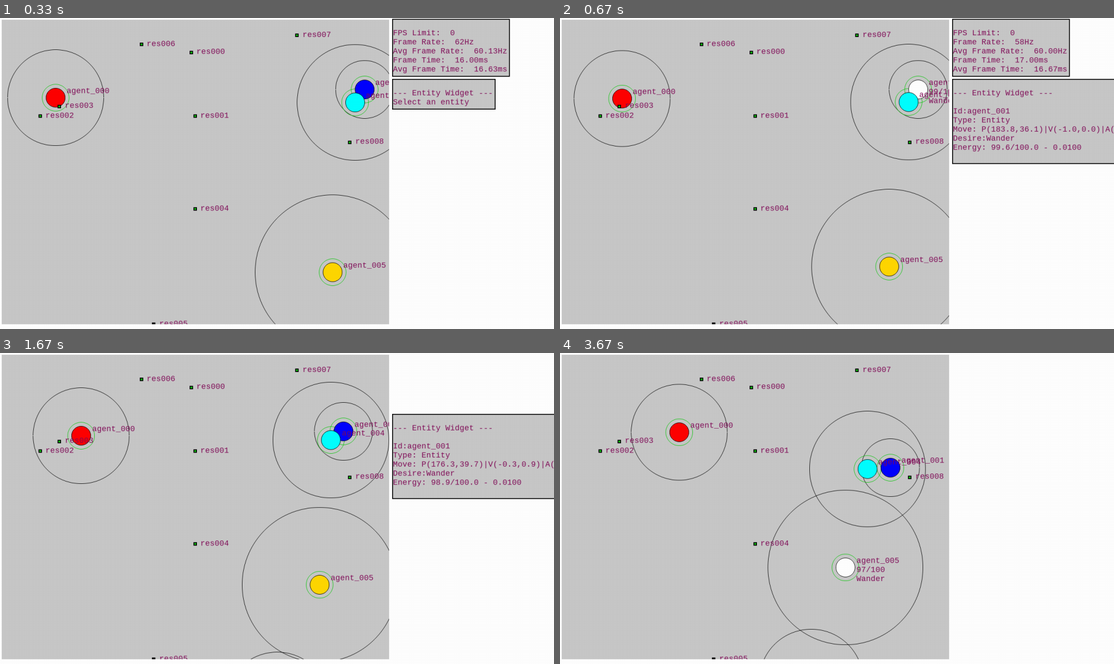
Above: before the commit, frames 1-4 (two rows, left to right).
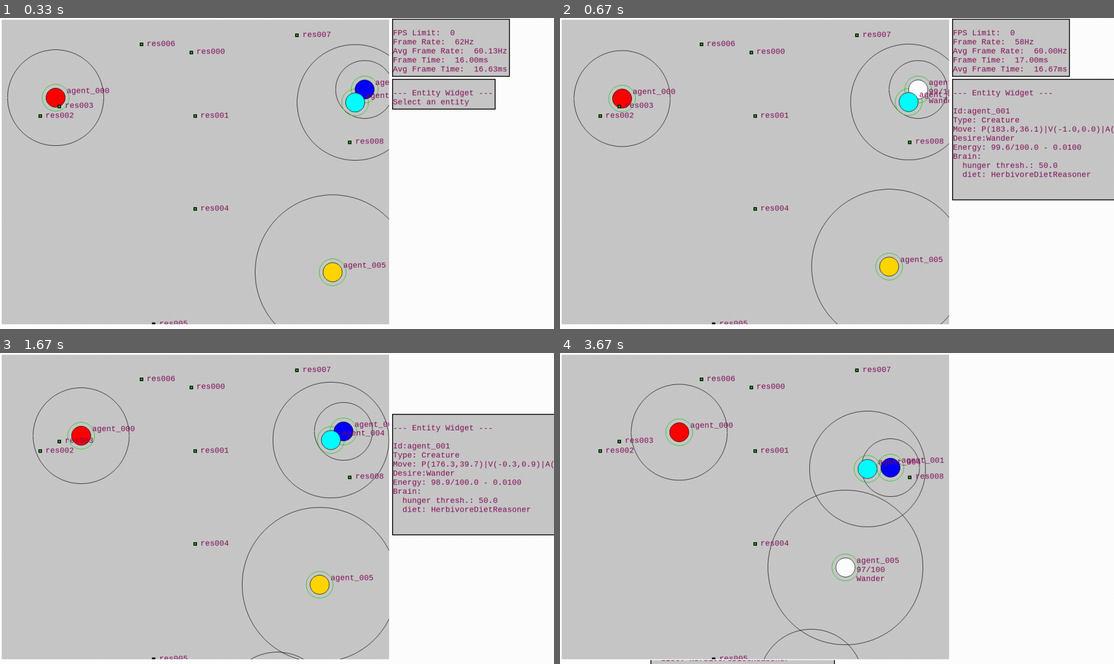
Above: after the commit, the same moments.

Repository: raphaelpaiva/py_creatures
Game: pygame game, started from main.py
The game is run twice, just before and just after one commit, with the same random seed, the same clock (stepped at 60 frames per second) and the same inputs.
Inputs (mouse positions are in pixels of both pictures, inside the frame that each line leads up to):
- Up to frame 1 (0.33 s): no input
- Up to frame 2 (0.67 s): click (909, 89) at 0.38 s
- Up to frame 3 (1.67 s): press the mouse at (448, 380) at 0.7 s; move the mouse to (304, 502) at 0.8 s; release the mouse at (160, 623) at 0.93 s; click (243, 496) at 1.05 s; press the mouse at (160, 623) at 1.37 s; move the mouse to (254, 520) at 1.47 s; release the mouse at (349, 418) at 1.6 s
- Up to frame 4 (3.67 s): press the mouse at (720, 623) at 1.7 s; move the mouse to (753, 598) at 1.8 s; release the mouse at (787, 573) at 1.93 s; press the mouse at (1003, 427) at 2.03 s; move the mouse to (875, 464) at 2.13 s; release the mouse at (742, 502) at 2.27 s; press the mouse at (742, 502) at 2.37 s; move the mouse to (720, 539) at 2.47 s; release the mouse at (704, 576) at 2.6 s; press the mouse at (720, 623) at 2.7 s; move the mouse to (837, 567) at 2.8 s; release the mouse at (958, 508) at 2.93 s; press the mouse at (704, 576) at 3.03 s; move the mouse to (820, 545) at 3.13 s; release the mouse at (936, 511) at 3.27 s; press the mouse at (704, 576) at 3.37 s; move the mouse to (753, 552) at 3.47 s; release the mouse at (803, 530) at 3.6 s

Frame 1 is identical in both runs. In frame 2, 3.6% of the frame differs, in the area x 70-100%, y 31-59%; in frame 3, 3.6%; in frame 4, 0.4%.

Commit message:
Adding diet to creatures.

Diff:
--- a/app/brain/brain_component.py
+++ b/app/brain/brain_component.py
@@ -1,16 +1,28 @@
 from __future__ import annotations
 from typing import TYPE_CHECKING
 from core.component.component import Component
+from core.entity import Entity
+from .reasoners.diet import DietReasoner
+from .reasoners.diet import HerbivoreDietReasoner
 
 
 if TYPE_CHECKING:
   from app.creatures.creature import Creature
 
+
 class BrainComponent(Component):
-  def __init__(self, creature: Creature, hunger_threshold: float = 50.0) -> None:
+  def __init__(
+    self,
+    creature: Creature,
+    hunger_threshold: float = 50.0,
+    diet_reasoner: DietReasoner = None) -> None:
     super().__init__()
     self.creature: Creature = creature
-    self.hunger_threshold   = hunger_threshold
+    self.hunger_threshold = hunger_threshold
+    self.diet_reasoner: DietReasoner = diet_reasoner if diet_reasoner else HerbivoreDietReasoner()
+
+  def is_edible(self, entity: Entity):
+    return self.diet_reasoner.is_edible(entity)
 
   @property
   def hungry(self) -> bool:
--- a/app/brain/brain_system.py
+++ b/app/brain/brain_system.py
@@ -10,6 +10,7 @@
 from app.sensor.sensor_component import SensorComponent
 from core.system import System
 from core.world import World
+
 
 class BrainSystem(System):
   def __init__(self, world: World) -> None:
@@ -42,22 +43,17 @@
 
   def choose_target(self, brain: BrainComponent, detected_entities: Set[Entity]) -> Entity:
     if brain.hungry:
-      return self.nearest_resource(brain, detected_entities)
+      return self.nearest_edible(brain, detected_entities)
 
-  def nearest_resource(self, brain: BrainComponent, detected_entities: Set[Entity]) -> Entity | None:
-      resources = list(filter(lambda e: e.is_resource, detected_entities))
-      if resources:
-        nearest: Entity = resources[0]
-        nearest_distance = brain.creature.entity.distance(nearest)
-        for resource in resources:
-          distance = brain.creature.entity.distance(resource)
-          if distance < nearest_distance:
-            nearest_distance = distance
-            nearest = resource
-
-        return nearest
-      else:
-        return None
+  def nearest_edible(self, brain: BrainComponent, detected_entities: Set[Entity]) -> Entity | None:
+      edibles = sorted(
+        list(
+          filter(
+            lambda e: brain.is_edible(e), detected_entities)
+          ),
+        key=lambda x: x.distance(brain.creature.entity)
+      )
+      return edibles[0] if edibles else None
 
 class Consciousness(object):
   def __init__(self, entity: Entity) -> None:
--- /dev/null
+++ b/app/brain/reasoners/diet/__init__.py
@@ -0,0 +1,3 @@
+from .diet_reasoner import DietReasoner
+from .herbivore import HerbivoreDietReasoner
+from .carnivore import CarnivoreDietReasoner
--- /dev/null
+++ b/app/brain/reasoners/diet/carnivore.py
@@ -0,0 +1,10 @@
+from core.entity import Entity
+from .diet_reasoner import DietReasoner
+
+
+class CarnivoreDietReasoner(DietReasoner):
+  def __init__(self):
+    super().__init__()
+
+  def is_edible(self, entity: Entity):
+    return entity.type.lower() == 'creature'
--- /dev/null
+++ b/app/brain/reasoners/diet/diet_reasoner.py
@@ -0,0 +1,8 @@
+from abc import ABC, abstractmethod
+from core.entity import Entity
+
+
+class DietReasoner(ABC):
+  def __init__(self): pass
+  @abstractmethod
+  def is_edible(self, entity: Entity): pass
--- /dev/null
+++ b/app/brain/reasoners/diet/herbivore.py
@@ -0,0 +1,10 @@
+from .diet_reasoner import DietReasoner
+from core.entity import Entity
+
+
+class HerbivoreDietReasoner(DietReasoner):
+  def __init__(self):
+    super().__init__()
+
+  def is_edible(self, entity: Entity):
+    return entity.is_resource
--- a/app/creatures/creature.py
+++ b/app/creatures/creature.py
@@ -8,6 +8,12 @@
 from app.render_system.graphics import SimpleGraphicComponent
 from app.sensor.sensor import RadialSensor, Sensor
 from app.sensor.sensor_component import SensorComponent
+from app.brain.reasoners.diet import HerbivoreDietReasoner, CarnivoreDietReasoner
+
+DIET_REASONERS = {
+  'herbivore': HerbivoreDietReasoner,
+  'carnivore': CarnivoreDietReasoner
+}
 
 class Creature(object):
   def __init__(self,
@@ -20,12 +26,15 @@
     energy:    EnergyComponent        = EnergyComponent(),
     graphics:  SimpleGraphicComponent = None,
     properties: Dict[str, Any]        = {}) -> None:
-    self.entity            = Entity(id)
+    self.entity            = Entity(id, entity_type=self.__class__.__name__)
     self.properties        = properties
     self.entity.properties = properties
     self.movement          = movement
     self.metadata          = metadata if metadata else MetaDataComponent(self.entity.id, self.__class__.__name__)
     self.brain             = brain if brain else BrainComponent(self)
+
+    diet = self.properties.get('diet', 'herbivore')
+    self.brain.diet_reasoner = DIET_REASONERS.get(diet)()
 
     self.entity.add_component(self.metadata)
 
--- a/app/render_system/widgets/entity_widget.py
+++ b/app/render_system/widgets/entity_widget.py
@@ -4,11 +4,11 @@
 from core.entity import Entity
 from core.primitives import Vector
 from app.desire import DesireComponent, MoveTo
+from app.brain.brain_component import BrainComponent
 from app.render_system.constants import ORIGIN
 from .style import Style
 from .text_widget import TextWidget
 import app
-import core
 
 
 class EntityWidget(TextWidget):
@@ -27,11 +27,12 @@
     if self.entity:
       return dedent(
         f"""
-          Id:{self._id()}
-          Type: {self.entity.type}
-          Move: {self._movement()}
-          Desire:{self._desire()}
-          Energy: {self._energy()}
+        Id:{self._id()}
+        Type: {self.entity.type}
+        Move: {self._movement()}
+        Desire:{self._desire()}
+        Energy: {self._energy()}
+        Brain: {self._brain()}
         """
       )
     else:
@@ -81,3 +82,13 @@
       return f"{energy_component.current:.1f}/{energy_component.max_energy:.1f} - {energy_component.rate:.4f}"
     else:
       return ''
+
+  def _brain(self) -> str:
+    brain_component: BrainComponent = self.entity.get_component(BrainComponent)
+    if brain_component:
+      return f"""
+          hunger thresh.: {brain_component.hunger_threshold}
+          diet: {brain_component.diet_reasoner.__class__.__name__}
+        """
+    else:
+      return ''
--- a/core/entity/entity.py
+++ b/core/entity/entity.py
@@ -13,13 +13,14 @@
   _ENTITY_IDS += 1
   return _ENTITY_IDS
 
+
 class Entity(object):
-  def __init__(self, id: str) -> None:
+  def __init__(self, id: str, entity_type: str = None) -> None:
     super().__init__()
     self.id: str = id if id is not None else str(_next_id())
     self.remove: bool = False
     self.properties: Dict[str, Any] = {}
-    self.type = self.__class__.__name__
+    self.type = entity_type if entity_type else self.__class__.__name__
     self._components: Dict[str, Component] = {}
 
   def add_component(self, component: Component):
--- a/scenarios/generator_random.yml
+++ b/scenarios/generator_random.yml
@@ -1,26 +1,27 @@
 ---
 frame:
   world:
-    width:  200
-    height: 200
+    width:  100
+    height: 100
     generators:
       - type: creature
         random_seed: 12345
-        quantity: 15
+        quantity: 3
         id_prefix: 'creature_'
         template:
           position: Somewhere
           properties:
             color: random(pink,magenta,grey,brown,blue,chocolate,darkslategrey)
-            speed: random(1,5)
+            speed: 1
             grab_radius: random(3.0,7)
             size: random(2,5)
+            diet: random(carnivore,herbivore)
           desire: Wander
           brain:
           sensors:
             - radius: random(20,50)
       - type: Resource
-        quantity: 20
+        quantity: 10
         template:
           properties:
             size: random(1,3)
Empty file added: app/brain/reasoners/__init__.py
